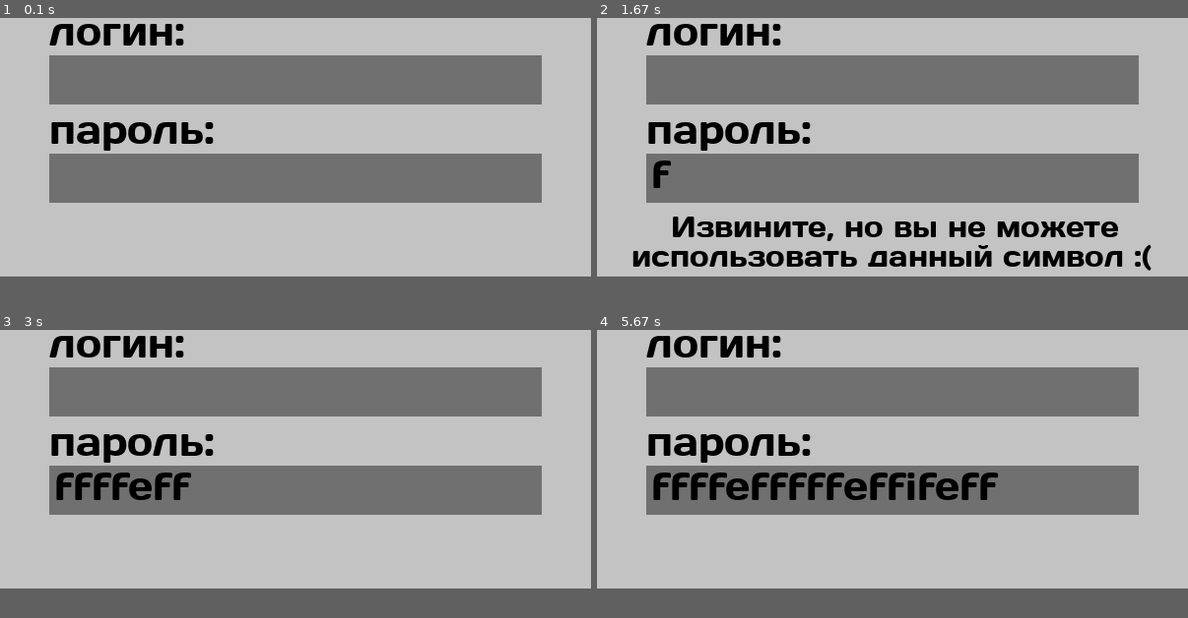
Above: before the commit, frames 1-4 (two rows, left to right).
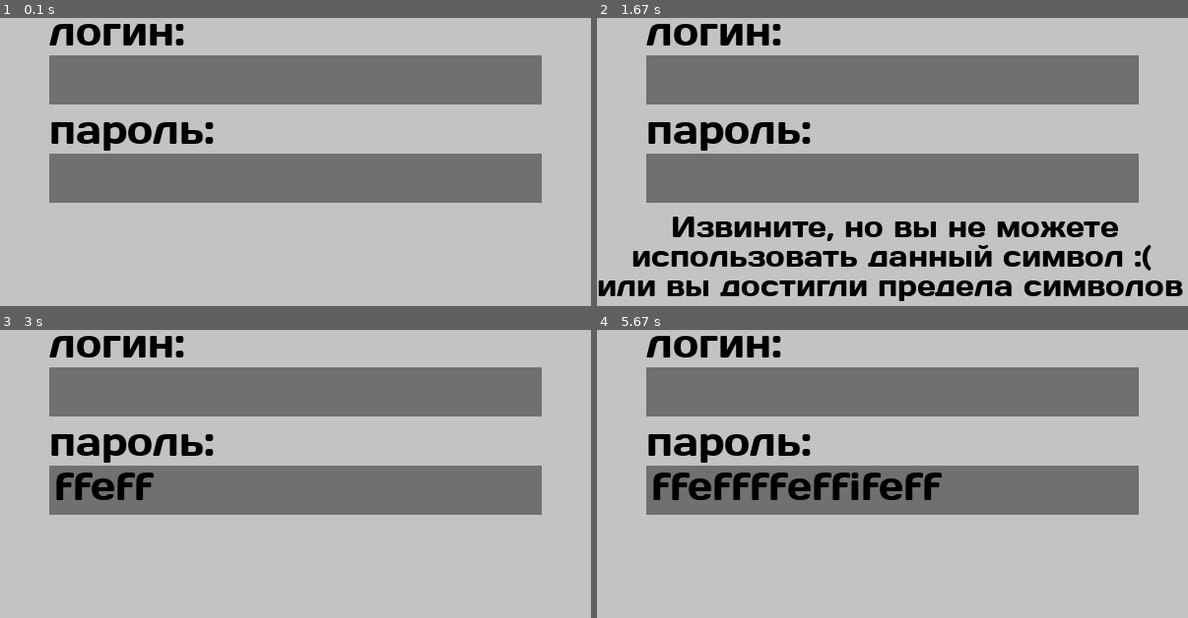
Above: after the commit, the same moments.

Repository: DaniilDrokin/PyGame1Project
Game: pygame game, started from main.py
The game is run twice, just before and just after one commit, with the same random seed, the same clock (stepped at 60 frames per second) and the same inputs.
Inputs (mouse positions are in pixels of both pictures, inside the frame that each line leads up to):
- Up to frame 1 (0.1 s): no input
- Up to frame 2 (1.67 s): click (868, 156) at 0.38 s; tap F at 0.67 s; tap 0 at 1 s; tap Enter at 1.33 s
- Up to frame 3 (3 s): tap F at 1.73, 2.03, 2.23, 2.57, 2.87 s; tap 0 at 1.82 s; tap E at 2.32 s
- Up to frame 4 (5.67 s): tap F at 3.07, 3.37, 3.63, 3.97, 4.27, 4.73, 5.13, 5.43 s; tap 0 at 3.15 s; tap E at 3.72, 4.82 s; tap I at 4.33 s
The window is 600x300 before the commit and 600x330 after it. Grey fills any space a smaller window leaves; there, only what the larger window draws over its background counts as a difference.

The runs differ from the first frame. In frame 1, only the window size differs. In frame 2, 3.6% of the frame differs, in the area x 0-100%, y 49-99%; in frame 3, 0.9%; in frame 4, 2.6%.

Commit message:
version 0.11

Diff:
--- a/Registration.py
+++ b/Registration.py
@@ -26,7 +26,7 @@
             pass
 
     pygame.init()
-    size = 600, 300
+    size = 600, 330
     screen = pygame.display.set_mode(size)
     pygame.display.set_caption('Регистрация')
 
@@ -40,6 +40,7 @@
     text_4 = font.render(f'', True, (0, 0, 0))
     text_5 = font_er.render(f'Извините, но вы не можете', True, (0, 0, 0))
     text_6 = font_er.render(f'использовать данный символ :(', True, (0, 0, 0))
+    text_8 = font_er.render(f'или вы достигли предела символов', True, (0, 0, 0))
     text_7 = font_er.render(f'Этот логин или пароль уже заняты', True, (0, 0, 0))
     login_text = ''
     password_text = ''
@@ -101,10 +102,12 @@
                             password_flag = True
 
             if event.type == pygame.KEYDOWN and login_flag:
-                if event.type == pygame.KEYDOWN and event.key == pygame.K_CLEAR and login_text != '':
+                if event.type == pygame.KEYDOWN and event.key == pygame.K_0 and login_text != '':
                     login_text = login_text[:-1]
+                    text_3 = font.render(login_text, True, (0, 0, 0))
                 else:
-                    if 65 <= event.key <= 122 and event.key != 91 and event.key != 92 and event.key != 93:
+                    if 65 <= event.key <= 122 and event.key != 91 and event.key != 92 and event.key != 93\
+                            and len(login_text) < 18:
                         login_text += chr(event.key)
                         text_3 = font.render(login_text, True, (0, 0, 0))
                         error_flag = False
@@ -112,10 +115,12 @@
                         error_flag = True
 
             if event.type == pygame.KEYDOWN and password_flag:
-                if event.type == pygame.KEYDOWN and event.key == pygame.K_CLEAR and password_text != '':
+                if event.type == pygame.KEYDOWN and event.key == pygame.K_0 and password_text != '':
                     password_text = password_text[:-1]
+                    text_4 = font.render(password_text, True, (0, 0, 0))
                 else:
-                    if 65 <= event.key <= 122 and event.key != 91 and event.key != 92 and event.key != 93:
+                    if 65 <= event.key <= 122 and event.key != 91 and event.key != 92 and event.key != 93\
+                            and len(password_text) < 18:
                         password_text += chr(event.key)
                         text_4 = font.render(password_text, True, (0, 0, 0))
                         error_flag = False
@@ -133,6 +138,7 @@
         if error_flag and not space_flag:
             screen.blit(text_5, (75, 230))
             screen.blit(text_6, (35, 260))
+            screen.blit(text_8, (0, 290))
         if error_log_pas:
             screen.blit(text_7, (5, 0))
         screen.blit(text_3, (55, 70))
--- a/data/log_pas.txt
+++ b/data/log_pas.txt
@@ -1 +1 @@
-kveiz senya
+daniil drokin
Binary file changed: data/Records.db
